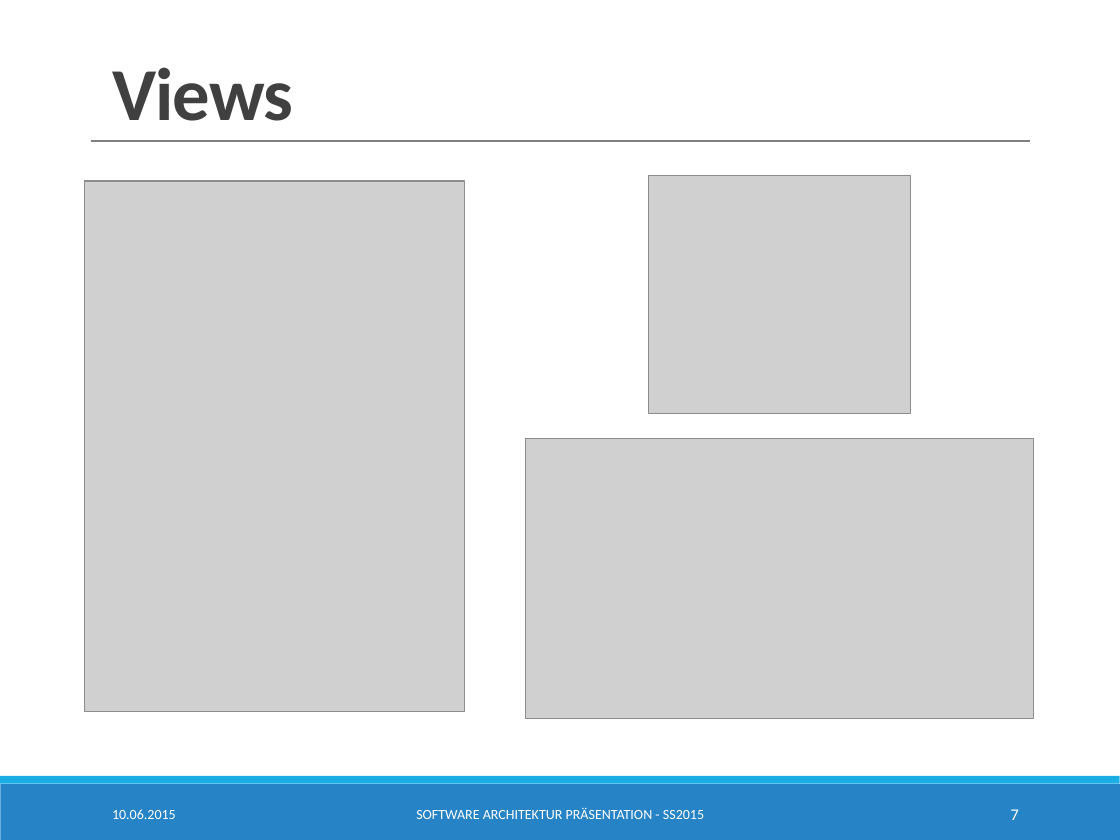
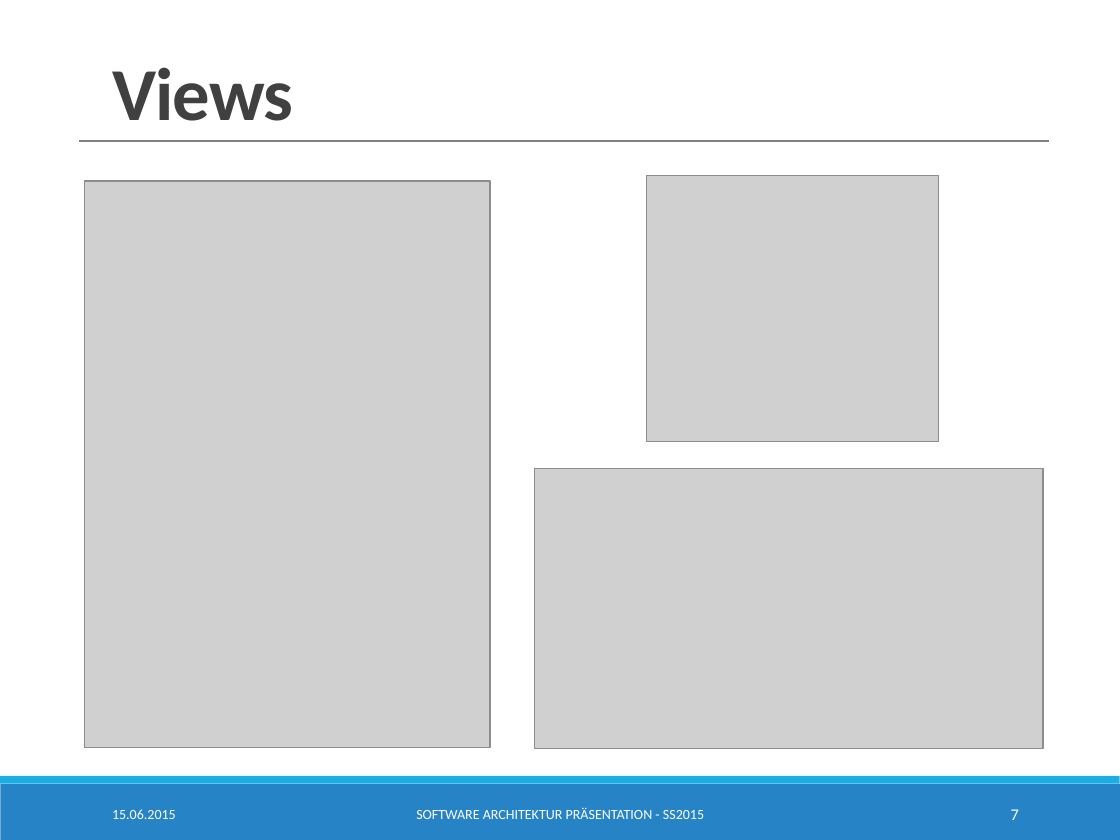
Before and after one commit to SimonBraun/de.htwg.se.mastermind, a slide deck: slide 7 of de.htwg.se.mastermind/Presentation.pptx. Drawn at 1120x840 pixels with LibreOffice and Linux fonts; fonts in the diff are those of the drawing; grey boxes stand for pictures. Boxes give left, top, right and bottom in pixels: in the first picture for what was removed or moved away, otherwise in the second. Text is boxed around its words. In the diff, an @@ line names an element or a change of style, - is before the commit and + after.

```diff
--- a/de.htwg.se.mastermind/Presentation.pptx
+++ b/de.htwg.se.mastermind/Presentation.pptx
@@ line moved from (91, 141) - (1030, 141) to (80, 141) - (1048, 141) @@
@@ picture: place and size @@
-picture at <box>648,176,911,414</box>
+picture at <box>646,176,939,441</box>
@@ picture: place and size @@
-picture at <box>84,181,464,712</box>
+picture at <box>84,181,489,748</box>
@@ picture: place and size @@
-picture at <box>525,438,1034,718</box>
+picture at <box>534,469,1043,749</box>
@@ text at <box>112,809,176,819</box>: text changed @@
-10.06.2015
+15.06.2015
```
Also in this commit, not shown: 10 other slides changed, 1 slide added, 10 other files.
